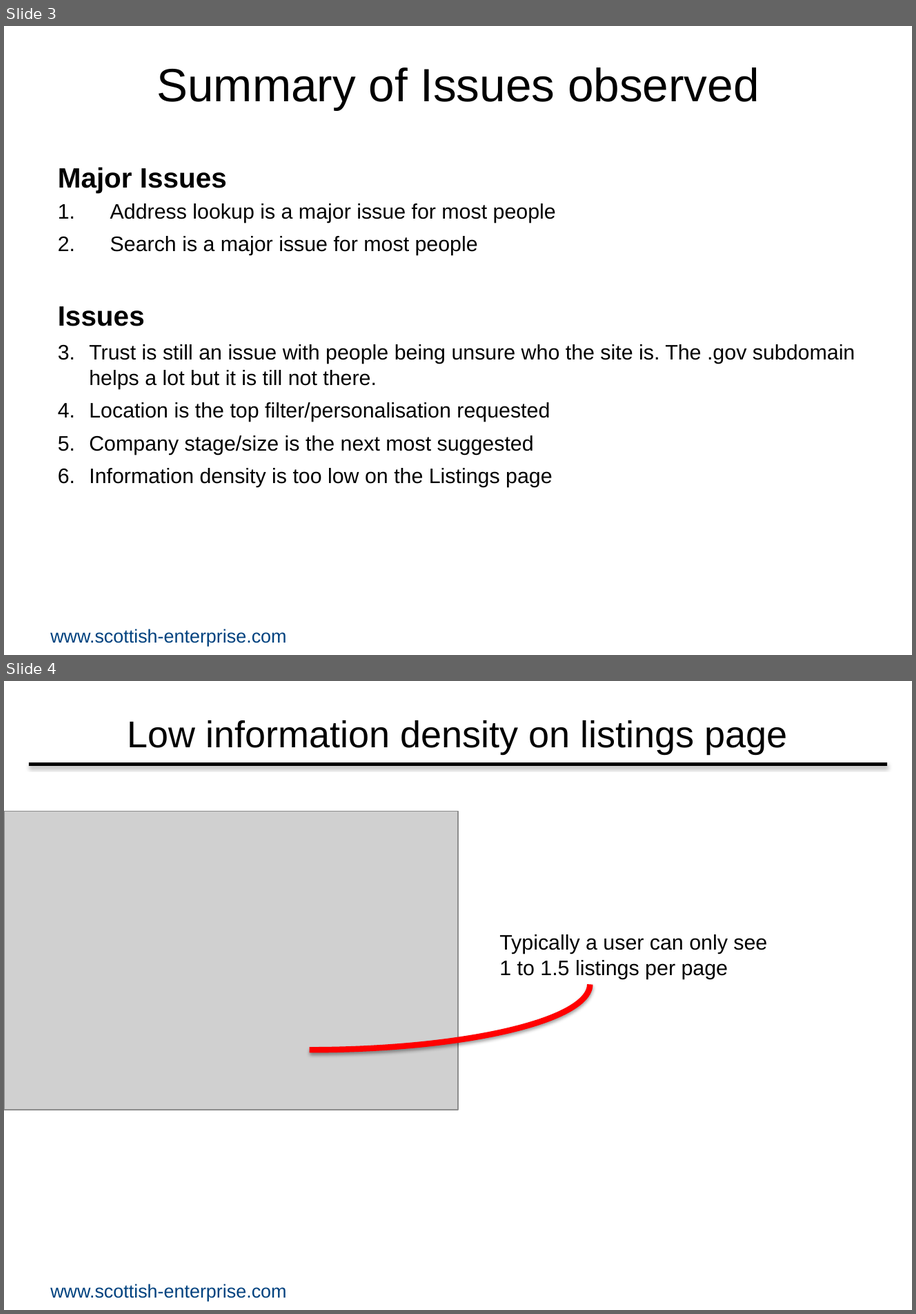
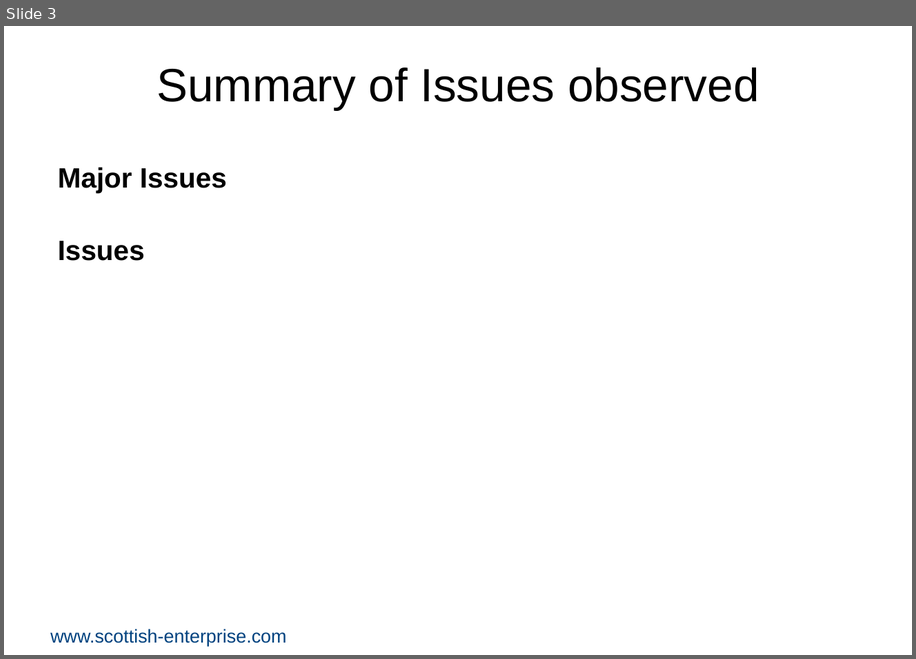
Before and after one commit to scotentSD/fbs, a slide deck: files/SEP-Usability-May-18.pptx. Shown one above the other, each under a label of ours: slides 3 and 4 before the commit, slide 3 after it. The pictures are 916x1314 and 916x659 pixels, drawn with LibreOffice and Linux fonts; fonts in the diff are those of the drawing; grey boxes stand for pictures; background and template pictures are left out. Boxes give left, top, right and bottom in pixels: in the first picture for what was removed or moved away, otherwise in the second. Text is boxed around its words. In the diff, an @@ line names an element or a change of style, - is before the commit and + after.

```diff
--- a/files/SEP-Usability-May-18.pptx
+++ b/files/SEP-Usability-May-18.pptx
@@ slide 4 removed at (4,681,912,1310), background #FFFFFF; not listed: 1 template element that a slide beside it also shows @@
@@ title removed at (128,720,787,754) @@
-Low information density on listings page
@@ line removed from (29, 764) to (888, 764) @@
@@ picture removed at (4,811,459,1109) @@
@@ arc (boxed as its full ellipse) removed at (29,919,590,1050) @@
@@ text removed at (499,934,767,979) @@
-Typically a user can only see
-1 to 1.5 listings per page
@@ slide 3 changed as well @@
@@ text at (110,203,556,255): paragraphs removed @@
-1. Address lookup is a major issue for most people
-2. Search is a major issue for most people
@@ text at (89,344,855,488): paragraphs removed @@
-1. Trust is still an issue with people being unsure who the site is. The .gov subdomain helps a lot but it is till not there.
-2. Location is the top filter/personalisation requested
-3. Company stage/size is the next most suggested
-4. Information density is too low on the Listings page
```
Also in this commit, not shown: 2 other slides changed, 1 slide added, 3 other slides removed, 3 other files.
